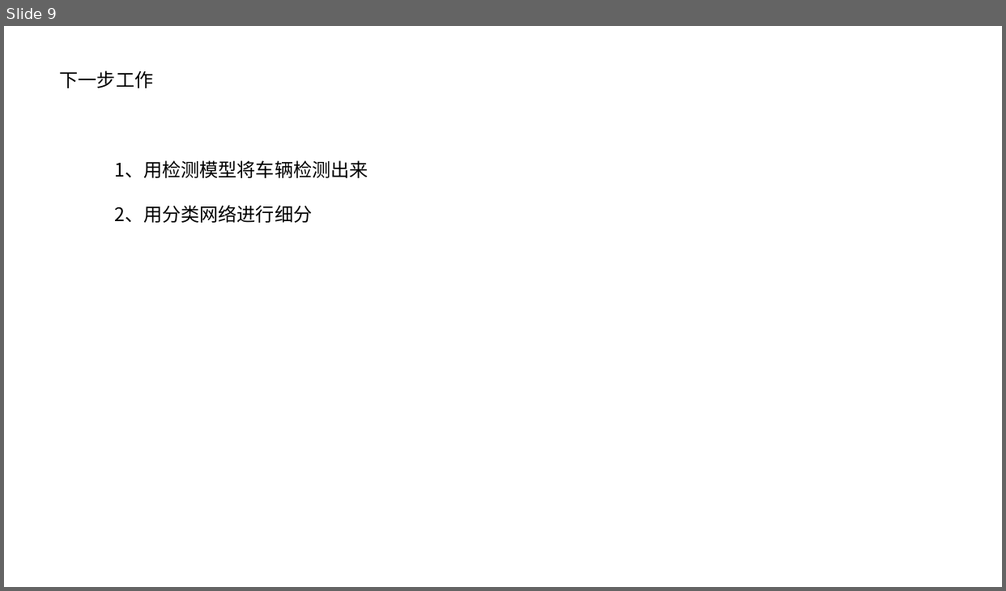
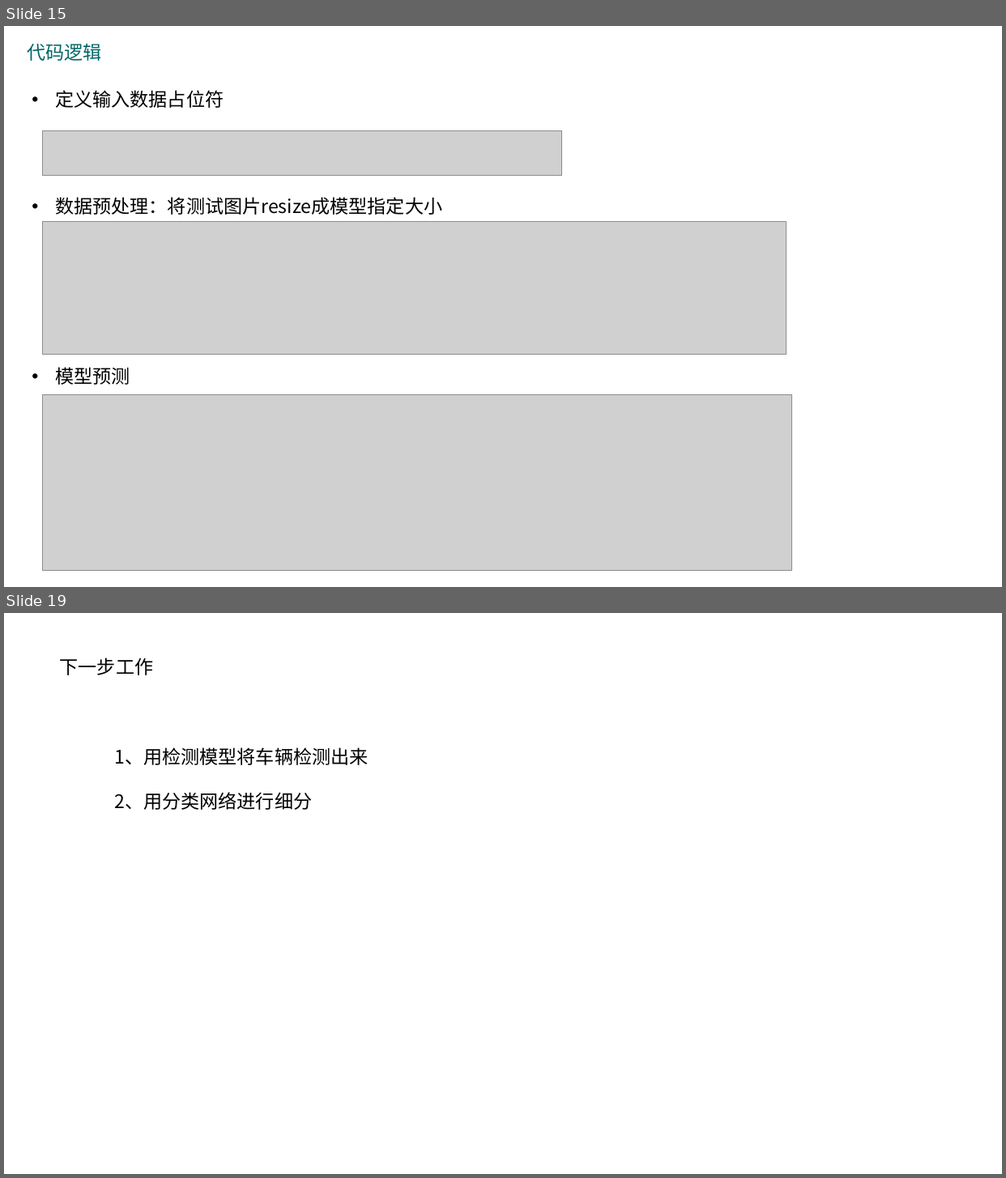
Before and after one commit to 1274085042/VehicleDetection, a slide deck: example/车辆检测.pptx. Shown one above the other, each under a label of ours: slide 9 before the commit, slides 15 and 19 after it; the slides between them are not shown. The pictures are 1006x591 and 1006x1178 pixels, drawn with LibreOffice and Linux fonts; fonts in the diff are those of the drawing; grey boxes stand for pictures. Boxes give left, top, right and bottom in pixels: in the first picture for what was removed or moved away, otherwise in the second. Text is boxed around its words. In the diff, an @@ line names an element or a change of style, - is before the commit and + after.

```diff
--- a/example/车辆检测.pptx
+++ b/example/车辆检测.pptx
@@ slide 15 added at [4, 26, 1002, 587], background #FFFFFF @@
@@ text added at [27, 43, 101, 61], 18 pt, text #006666 @@
+代码逻辑
@@ text added at [55, 90, 224, 108], 18 pt, text #000000 @@
+• 定义输入数据占位符
@@ picture added at [42, 130, 562, 175] @@
@@ text added at [55, 197, 442, 215], 18 pt, text #000000 @@
+• 数据预处理：将测试图片resize成模型指定大小
@@ picture added at [42, 222, 786, 355] @@
@@ text added at [55, 367, 130, 385], 18 pt, text #000000 @@
+• 模型预测
@@ picture added at [42, 395, 791, 570] @@
@@ what was slide 9 is now slide 19 @@
```
Also in this commit, not shown: 3 slides changed, 13 other slides added, 4 slides removed, 36 other files.
